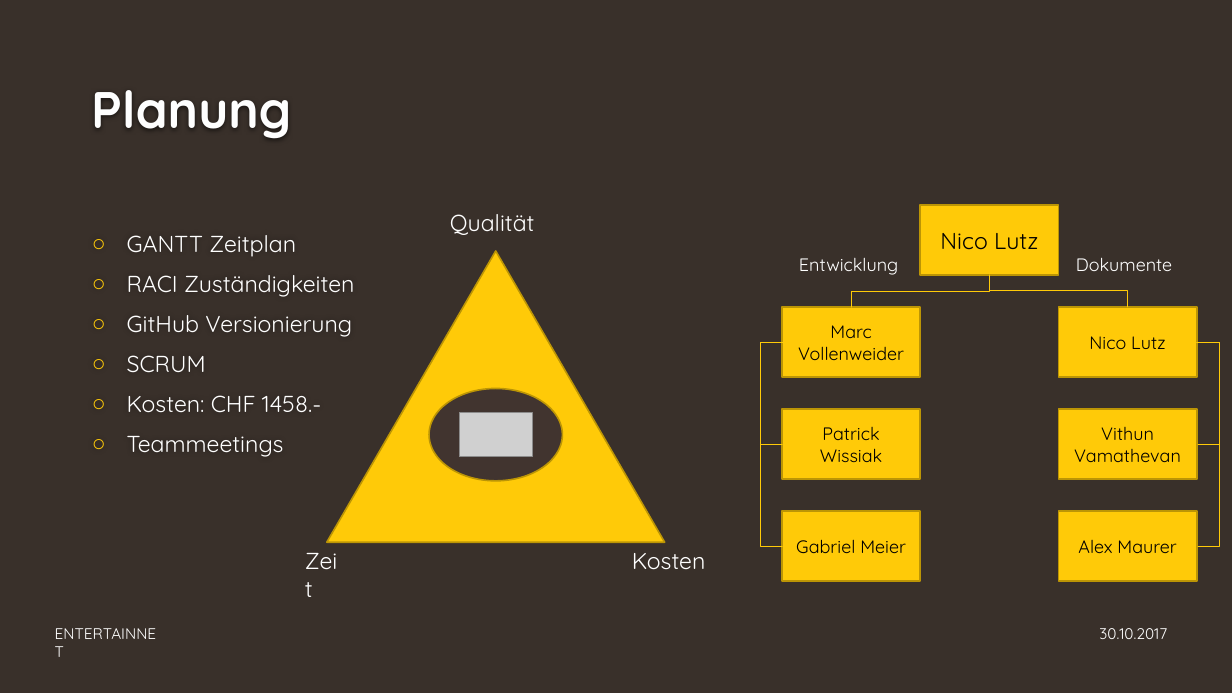
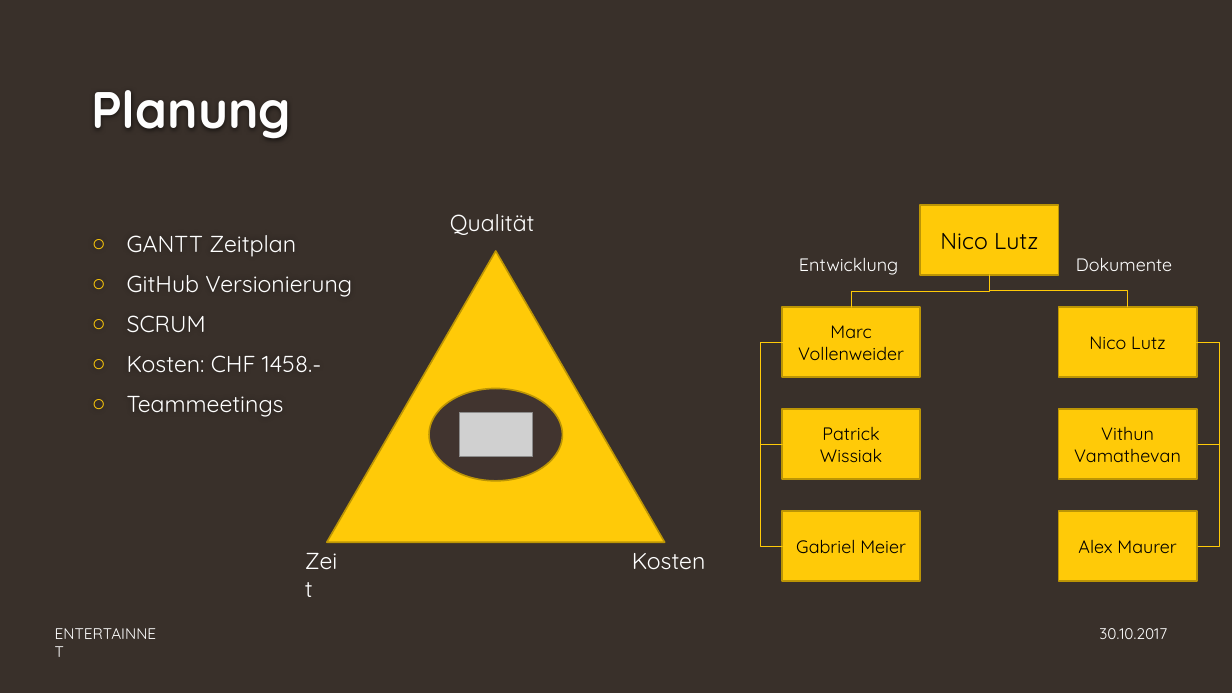
Before and after one commit to GAEBE2/Modul-306, a slide deck: slide 7 of Dokuordner/ENTERTAINNET.pptx (slide 6 before the commit). Drawn at 1232x693 pixels with LibreOffice and Linux fonts; fonts in the diff are those of the drawing; grey boxes stand for pictures; background and template pictures are left out. Boxes give left, top, right and bottom in pixels: in the first picture for what was removed or moved away, otherwise in the second. Text is boxed around its words. In the diff, an @@ line names an element or a change of style, - is before the commit and + after.

```diff
--- a/Dokuordner/ENTERTAINNET.pptx
+++ b/Dokuordner/ENTERTAINNET.pptx
@@ text at (127, 275, 354, 297): paragraph removed @@
-○ RACI Zuständigkeiten
```
Also in this commit, not shown: 5 other slides changed, 1 slide added, 2 other files.
